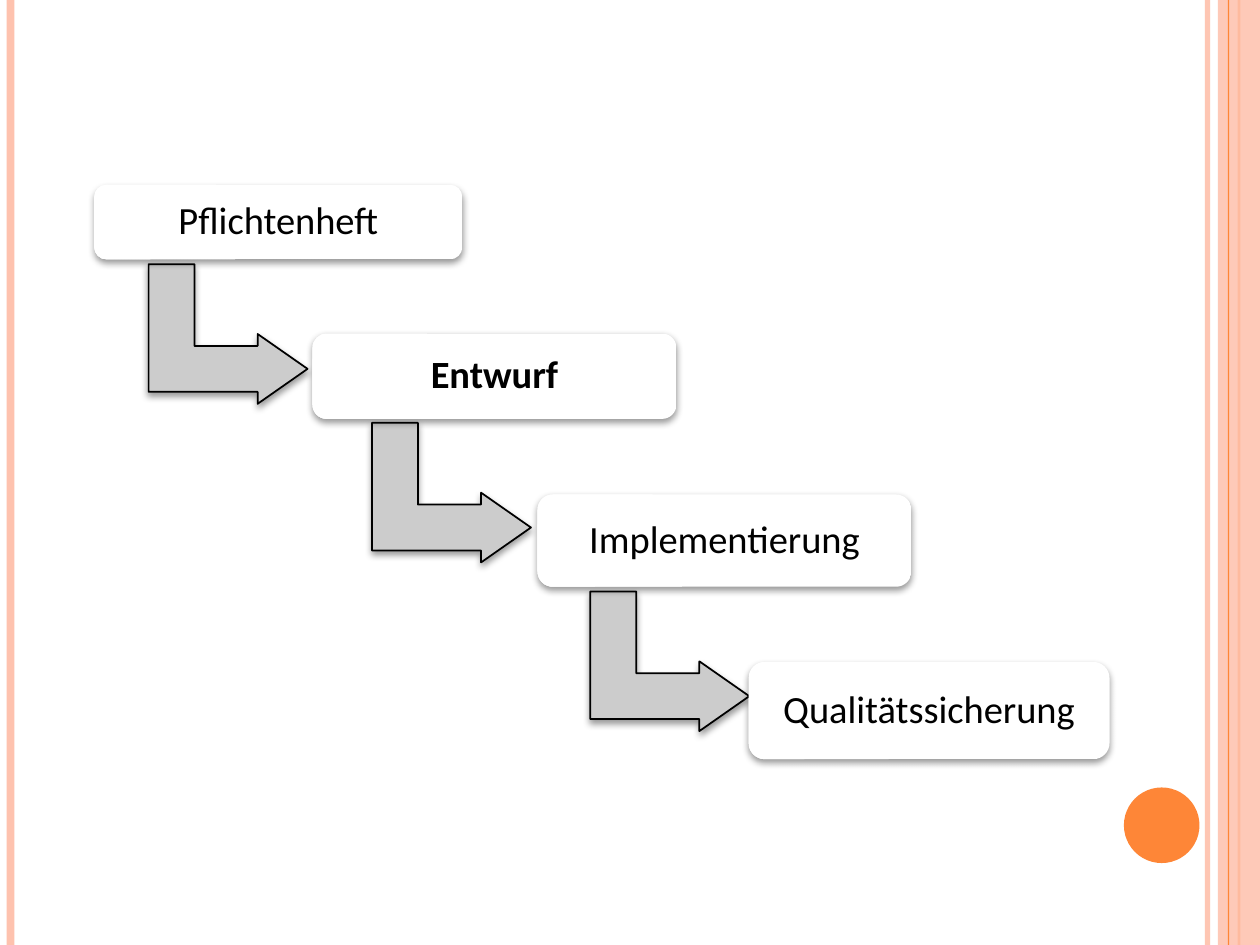
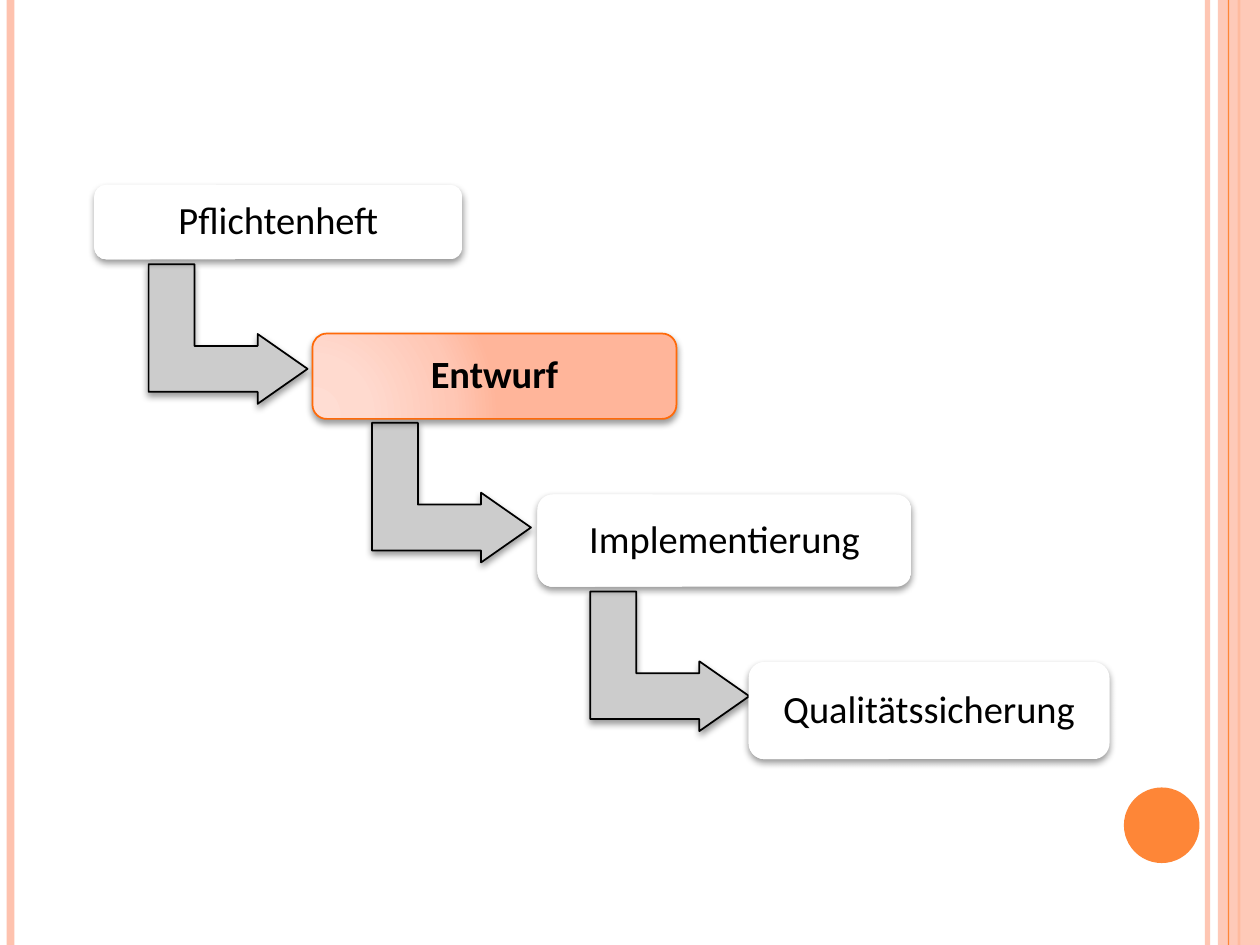
Before and after one commit to YuKitAs/fridget-android, a slide deck: slide 8 of documentation/Abschluss/Abschlusspräsentation.pptx. Drawn at 1260x945 pixels with LibreOffice and Linux fonts; fonts in the diff are those of the drawing. Boxes give left, top, right and bottom in pixels: in the first picture for what was removed or moved away, otherwise in the second. Text is boxed around its words. In the diff, an @@ line names an element or a change of style, - is before the commit and + after.

```diff
--- a/documentation/Abschluss/Abschlusspräsentation.pptx
+++ b/documentation/Abschluss/Abschlusspräsentation.pptx
@@ freeform shape "Entwurf" at <box>312,334,677,420</box>: fill #FFFFFF to gradient #FFDED5 to #FFDBD0 to #FFC8B6 to #FFB59B; outline none to #FF6B0A 1 pt @@
```
Also in this commit, not shown: 5 other slides changed.
